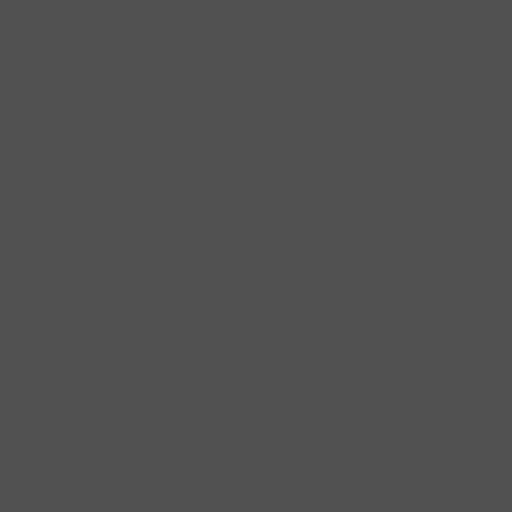
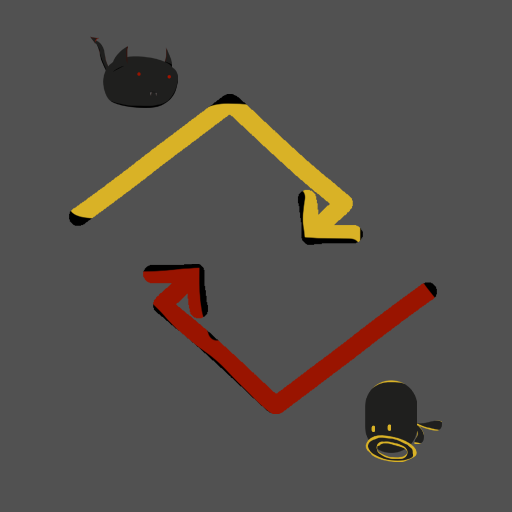
Layer changes from the first 512 x 512 image to the second:
added group "spinWorld" with 42 layers above "wrapAroundHill" over <box>69,36,442,462</box>
showed group "littleDevil" (2nd of 2, in "spinWorld") (22 layers), moved it into group "spinWorld" over <box>69,36,437,403</box>
painted on "Layer 68" over <box>137,72,363,245</box>
painted on "Layer 73" over <box>150,91,363,300</box>
painted on "Layer 76" over <box>148,91,350,320</box>
painted on "Layer 75" over <box>150,91,346,317</box>
painted on "Layer 77" over <box>155,92,363,317</box>
painted on "Layer 74" over <box>155,92,363,317</box>
painted on "Layer 63" over <box>106,65,437,403</box>
painted on "Layer 62" over <box>103,56,437,374</box>
painted on "Layer 65" over <box>158,47,353,206</box>
painted on "Layer 69" over <box>69,38,257,314</box>
added layer "Layer 93" in group "spinWorld" over <box>117,93,442,446</box>
added layer "Layer 92" in group "spinWorld" over <box>143,264,437,414</box>
showed group "littleAngel" (2nd of 2, in "spinWorld") (14 layers), moved it into group "spinWorld" over <box>69,36,442,462</box>
painted on "Layer 86" over <box>97,37,442,462</box>
painted on "Layer 85" over <box>153,47,417,462</box>
painted on "Layer 78" over <box>148,82,417,455</box>
painted on "Layer 83" over <box>69,174,442,435</box>
painted on "Layer 81" over <box>69,195,442,431</box>
painted on "Layer 84" over <box>95,107,428,448</box>
painted on "tailRight" (2nd of 2, in "spinWorld" › "littleAngel" › "tail") over <box>115,125,424,444</box>
added layer "Layer 94" in group "spinWorld" over <box>69,86,363,245</box>
added layer "Layer 90" in group "spinWorld" over <box>69,94,363,245</box>
…and 9 more changes (9 painted)
